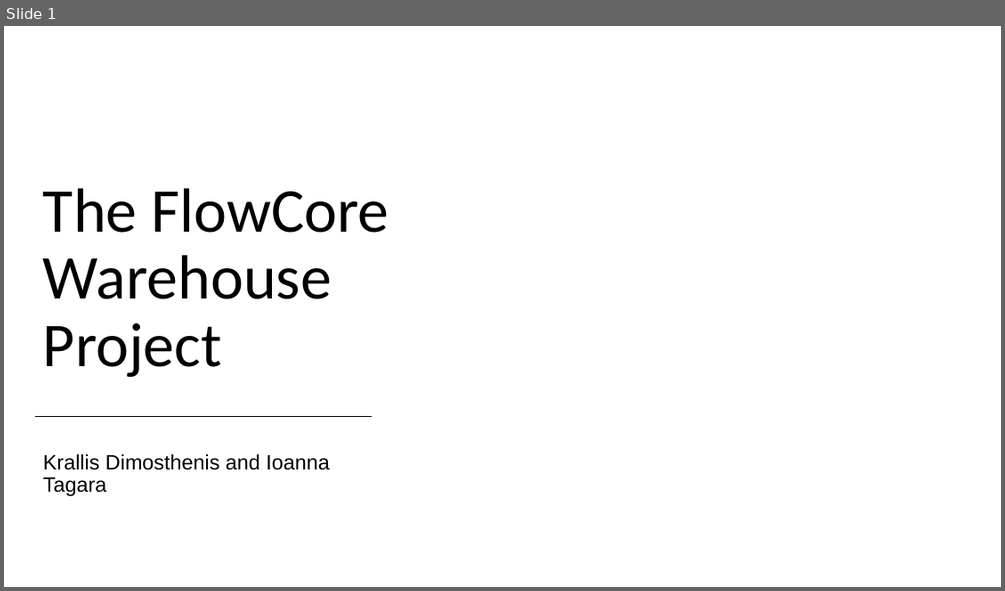
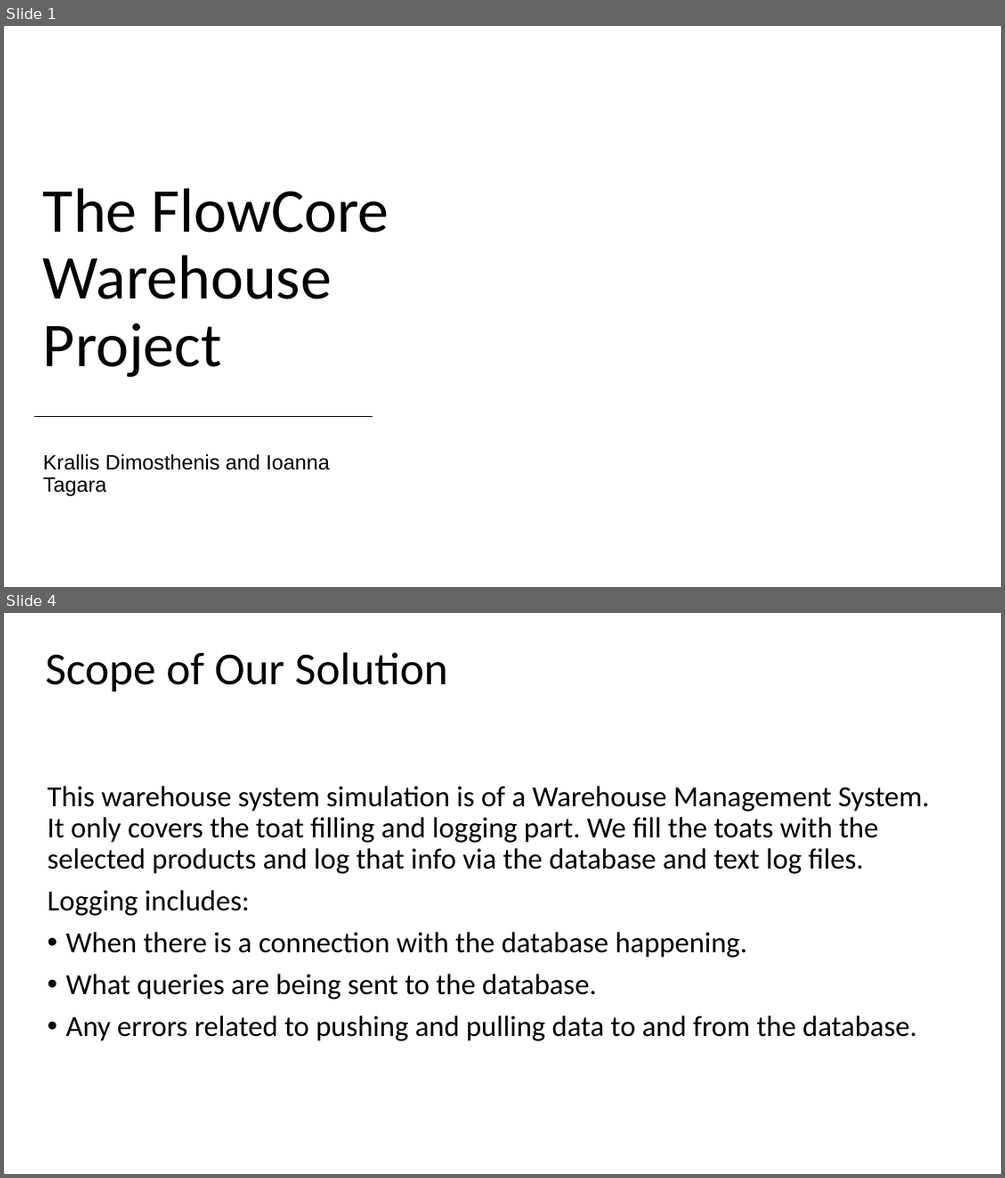
Before and after one commit to wallmenis/exercise, a slide deck: presentation/Presentation.pptx. Shown one above the other, each under a label of ours: slide 1 before the commit, slides 1 and 4 after it; the slides between them are not shown. The pictures are 1005x591 and 1005x1178 pixels, drawn with LibreOffice and Linux fonts; fonts in the diff are those of the drawing; background and template pictures are left out. Boxes give left, top, right and bottom in pixels: in the first picture for what was removed or moved away, otherwise in the second. Text is boxed around its words. In the diff, an @@ line names an element or a change of style, - is before the commit and + after.

```diff
--- a/presentation/Presentation.pptx
+++ b/presentation/Presentation.pptx
@@ slide 4 added at box(4, 613, 1001, 1174), background picture (left out) @@
@@ title added at box(45, 652, 448, 692), 44 pt, text #000000 @@
+Scope of Our Solution
@@ subtitle added at box(48, 786, 930, 1041), 28 pt, text #000000 @@
+This warehouse system simulation is of a Warehouse Management System. It only covers the toat filling and logging part. We fill the toats with the selected products and log that info via the database and text log files.
+Logging includes:
+• When there is a connection with the database happening.
+• What queries are being sent to the database.
+• Any errors related to pushing and pulling data to and from the database.
```
Also in this commit, not shown: 6 other slides changed, 5 other slides added, 6 slides removed, 3 other files.
